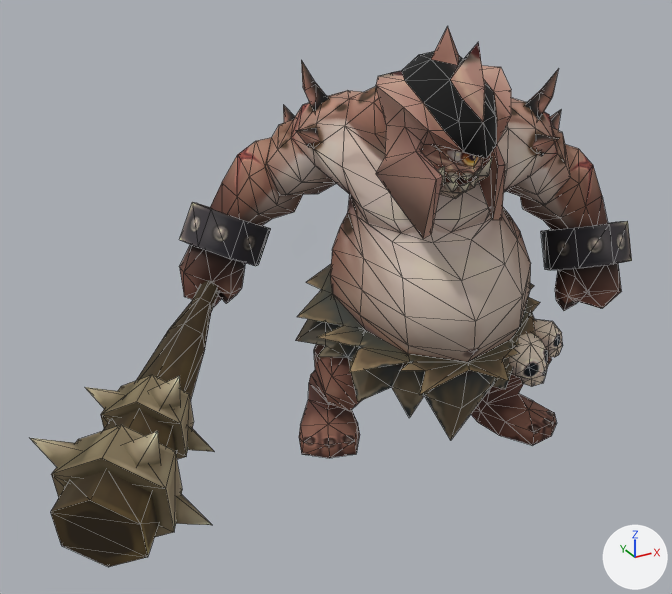
The OBJ model Resource/Boss02/Animation/Hit/Hit (9).obj: old version first, new version second.
Camera for both pictures: a 50 mm lens placed at (-288.0, -414.0, 307.0), pointed at (-54.0, 11.0, 94.0). Lighting does not change. The marker at lower right points along +X, +Y and +Z. Mesh edges are drawn as thin lines. Where no turn or scale is listed for an object, it has been applied to the vertices. Vertices at the same position are counted once.

Names of what the first picture shows: 'Cyclops01_W', 'Cyclops03'.
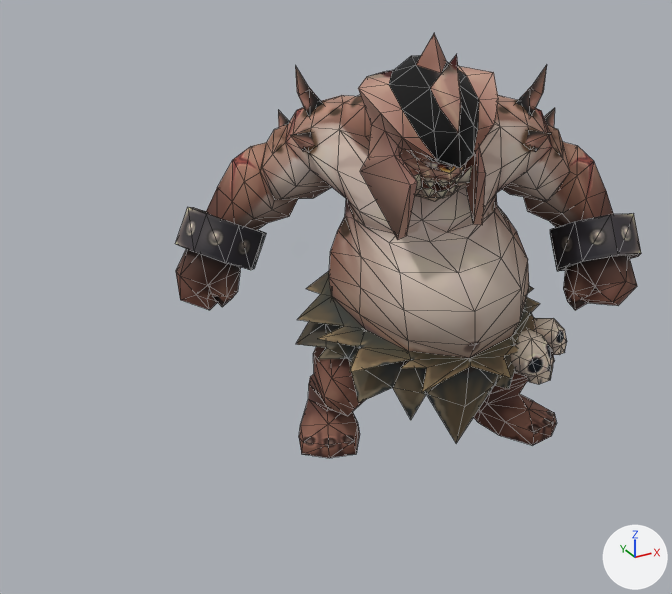
Diff of the bpy script that builds the scene:
```diff
--- a/Resource/Boss02/Animation/Hit/Hit (9).obj.py
+++ b/Resource/Boss02/Animation/Hit/Hit (9).obj.py
@@ me_cyclops03 @@
 # used by ob_cyclops03; location = (0.0, 0.0, 0.0)
-me_cyclops03.from_pydata(...)  # 738 vertices, 1324 faces; spans x -119.0..131.0, y -77.0..118.0, z 0.0..248.0
+me_cyclops03.from_pydata(...)  # 738 vertices, 1324 faces; spans x -121.0..130.0, y -68.0..123.0, z 0.0..245.0
+# me_cyclops03 part 1: the loose piece of 16 vertices spanning x -115.0..-58.0, y 64.0..118.0, z 91.0..135.0 is moved by (-1.0, 5.0, -4.0)
+# me_cyclops03 part 2: the loose piece of 9 vertices spanning x 46.0..65.0, y -25.0..-8.0, z 190.0..218.0 is moved by (-1.0, 7.0, 1.0)
+# me_cyclops03 part 3: the loose piece of 5 vertices spanning x 37.0..51.0, y -49.0..-30.0, z 174.0..187.0 is moved by (0.0, 6.0, 1.0)
+# me_cyclops03 part 4: the loose piece of 9 vertices spanning x -54.0..-36.0, y 39.0..55.0, z 192.0..221.0 is moved by (-1.0, 6.0, -4.0)
+# me_cyclops03 part 5: the loose piece of 5 vertices spanning x -54.0..-40.0, y 71.0..86.0, z 173.0..190.0 is multiplied about its middle by the matrix ((0.031, 0.692, -0.72), (-0.865, 0.378, 0.327), (0.499, 0.613, 0.611)), then moved by (-2.0, 6.0, -4.0)
+# me_cyclops03 part 6: the loose piece of 69 vertices spanning x -60.0..13.0, y -77.0..-10.0, z 151.0..248.0 is rebuilt with 69 vertices and now spans x -63.0..9.0, y -68.0..-5.0, z 146.0..245.0
+# me_cyclops03 part 7: the loose piece of 32 vertices spanning x 43.0..66.0, y -52.0..-30.0, z 56.0..77.0 is rebuilt with 32 vertices and now spans x 43.0..66.0, y -55.0..-32.0, z 58.0..79.0
+# me_cyclops03 part 8: the loose piece of 32 vertices spanning x 23.0..50.0, y -61.0..-31.0, z 44.0..75.0 is rebuilt with 32 vertices and now spans x 23.0..51.0, y -65.0..-33.0, z 48.0..76.0
+# me_cyclops03 part 9: the loose piece of 29 vertices spanning x 77.0..123.0, y -50.0..-1.0, z 70.0..105.0 is rebuilt with 29 vertices and now spans x 75.0..124.0, y -60.0..-12.0, z 75.0..113.0
+# me_cyclops03 part 10: the loose piece of 29 vertices spanning x -119.0..-75.0, y 64.0..114.0, z 74.0..112.0 is rebuilt with 29 vertices and now spans x -121.0..-76.0, y 68.0..118.0, z 70.0..108.0
+# me_cyclops03 part 11: the loose piece of 16 vertices spanning x 78.0..131.0, y -47.0..10.0, z 86.0..127.0 is rebuilt with 16 vertices and now spans x 77.0..130.0, y -54.0..2.0, z 87.0..135.0
+# me_cyclops03 part 12: the loose piece of 5 vertices spanning x 76.0..90.0, y -7.0..6.0, z 172.0..189.0 is rebuilt with 5 vertices and now spans x 76.0..90.0, y -3.0..10.0, z 172.0..188.0
+# me_cyclops03 part 13: 3 vertices moved within x -61.0..69.0, y -22.0..-15.0, z 24.0..77.0; 428 vertices removed from x -96.0..118.0, y -69.0..111.0, z 18.0..221.0; 428 vertices added at x -96.0..119.0, y -67.0..115.0, z 18.0..220.0
 me_cyclops03.materials.append(mat_material__25)
@@ ob_cyclops01_w @@
-ob_cyclops01_w = bpy.data.objects.new('Cyclops01_W', me_cyclops01_w)
-ob_cyclops01_w.location = (0.0, 0.0, 0.0)
```

Changed parts and their boxes [x1, y1, x2, y2] in the pictures (672 x 594 px; the box of a moved part takes in the faces that stretch with it):
'Cyclops03', reshaped: before [180, 27, 632, 458]; after [175, 34, 641, 458]
'Cyclops01_W', deleted (brown): before [30, 280, 219, 567]
part 1 of me_cyclops03, moved or reshaped: before [180, 202, 271, 266]; after [175, 207, 266, 270]
part 2 of me_cyclops03, moved or reshaped: before [525, 70, 558, 120]; after [516, 65, 547, 117]
part 3 of me_cyclops03, moved or reshaped: before [532, 134, 559, 156]; after [525, 131, 551, 152]
part 4 of me_cyclops03, moved or reshaped: before [301, 60, 329, 112]; after [295, 66, 323, 116]
part 5 of me_cyclops03, moved or reshaped: before [283, 105, 295, 123]; after [278, 110, 290, 128]
part 6 of me_cyclops03, rebuilt: before [376, 27, 511, 239]; after [358, 34, 498, 240]
part 7 of me_cyclops03, rebuilt: before [534, 319, 563, 357]; after [534, 318, 567, 355]
part 8 of me_cyclops03, rebuilt (7% wider): before [509, 333, 548, 387]; after [511, 330, 553, 384]
part 9 of me_cyclops03, rebuilt: before [555, 263, 621, 310]; after [563, 256, 637, 310]
part 10 of me_cyclops03, rebuilt: before [180, 245, 245, 307]; after [176, 249, 241, 310]
part 11 of me_cyclops03, rebuilt (16% taller): before [541, 221, 632, 270]; after [550, 214, 641, 271]
part 12 of me_cyclops03, rebuilt: before [550, 110, 561, 130]; after [544, 108, 555, 127]
part 13 of me_cyclops03, moved or reshaped: before [210, 87, 608, 440]; after [206, 95, 613, 443]
